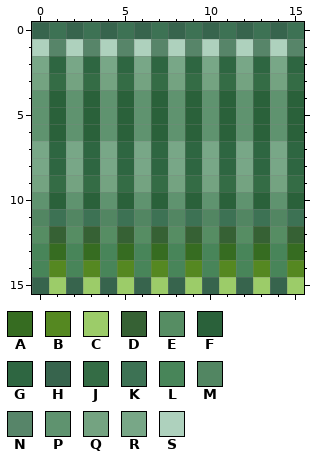
Two versions of one pixel-art sprite, PortCraft/textures/portcraft_block_bamboo_sides.png. That is the earlier state.
The file is 16x16 pixels. Colours within 5 levels of each other are drawn and written as one.
Palette (. is transparent): A #366c21  B #558821  C #9ccc69  D #366134  E #568d63  F #2a613a  G #2e6641  H #37644d  J #346c45  K #3d7254  L #488559  M #528662  N #578569  P #5f936f  Q #74a381  R #78a787  S #aed1bd
Now the later version:
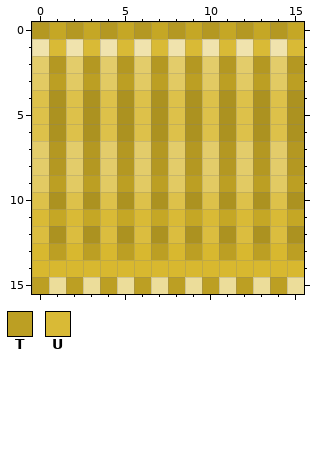
Colours new in this view: T #bc9f23  U #d9ba36
From the commit log: Make bamboo textures better
Changes in this commit:
Colour C changes from #9ccc69 to #ecdd9a.
Colour E changes from #568d63 to #dbbd3f.
Colour F changes from #2a613a to #ac9220.
Colour G changes from #2e6641 to #b49822.
Colour K changes from #3d7254 to #c5a725.
Colour L changes from #488559 to #d8b82f.
Colour P changes from #5f936f to #ddc14a.
Colour Q changes from #74a381 to #e2ca63.
Colour R changes from #78a787 to #e3cc6a.
Colour S changes from #aed1bd to #f0e3ad.
Colour F replaces colour D in row 12 at x 1, 3, 5, 7, 9, 11, 13 and 15.
Colour G replaces colour H in row 0 at x 0, 2, 4, 6, 8, 10, 12 and 14.
Colour L replaces colour B in row 14 at x 1, 3, 5, 7, 9, 11, 13 and 15.
Colour T replaces colour A in row 13 at x 1, 3, 5, 7, 9, 11, 13 and 15.
Colour T replaces colour H in row 15 at x 0, 2, 4, 6, 8, 10, 12 and 14.
Colour T replaces colour J in row 3 at x 1, 3, 5, 7, 9, 11, 13 and 15; in row 9 at x 1, 3, 5, 7, 9, 11, 13 and 15.
Colour U replaces colour M in row 11 at x 0, 2, 4, 6, 8, 10, 12 and 14.
Colour U replaces colour N in row 1 at x 1, 3, 5, 7, 9, 11, 13 and 15.
Changed places in both pictures, as pixel boxes (x1, y1, x2, y2):
changed: (32, 22, 304, 294)
